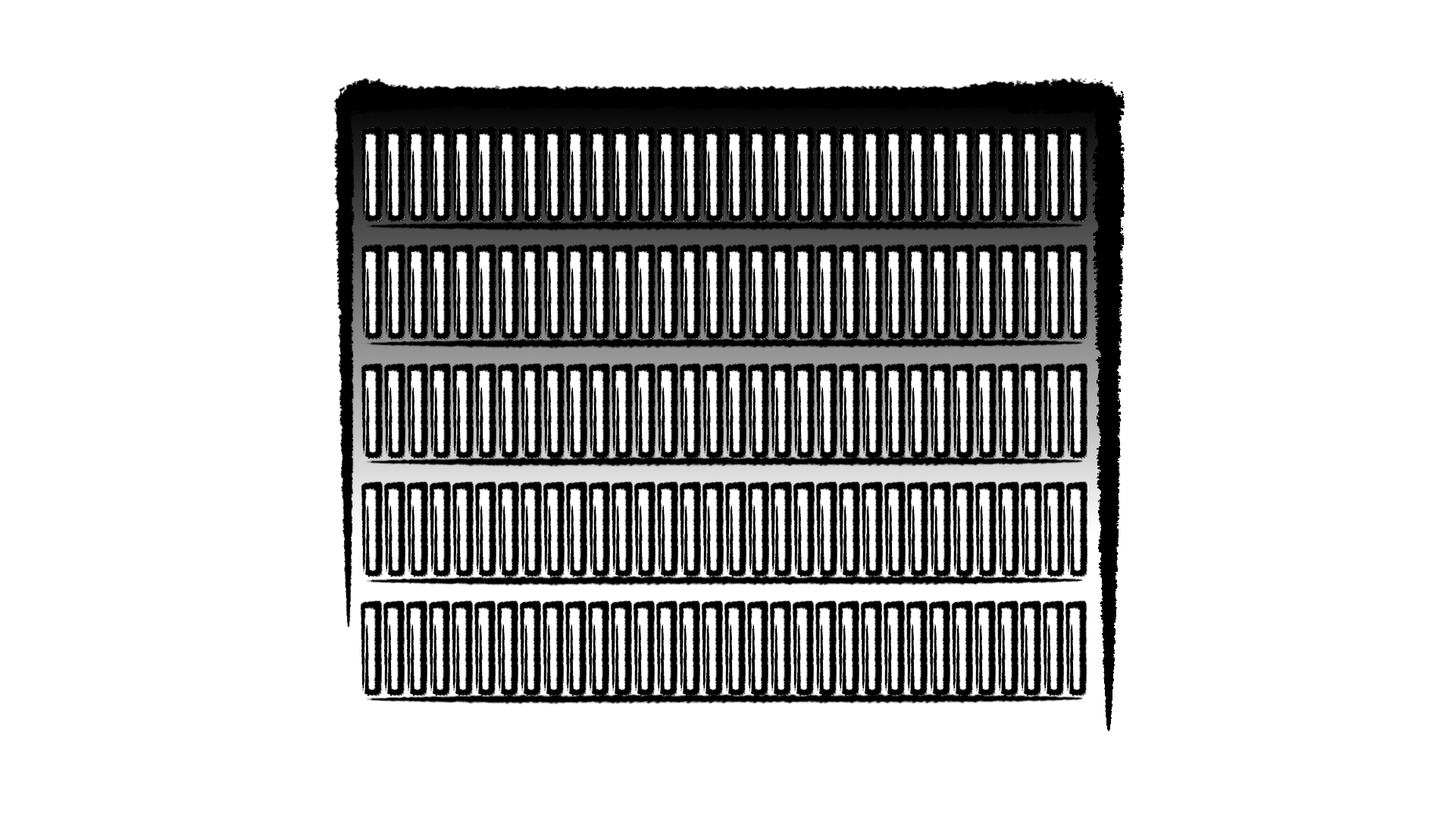
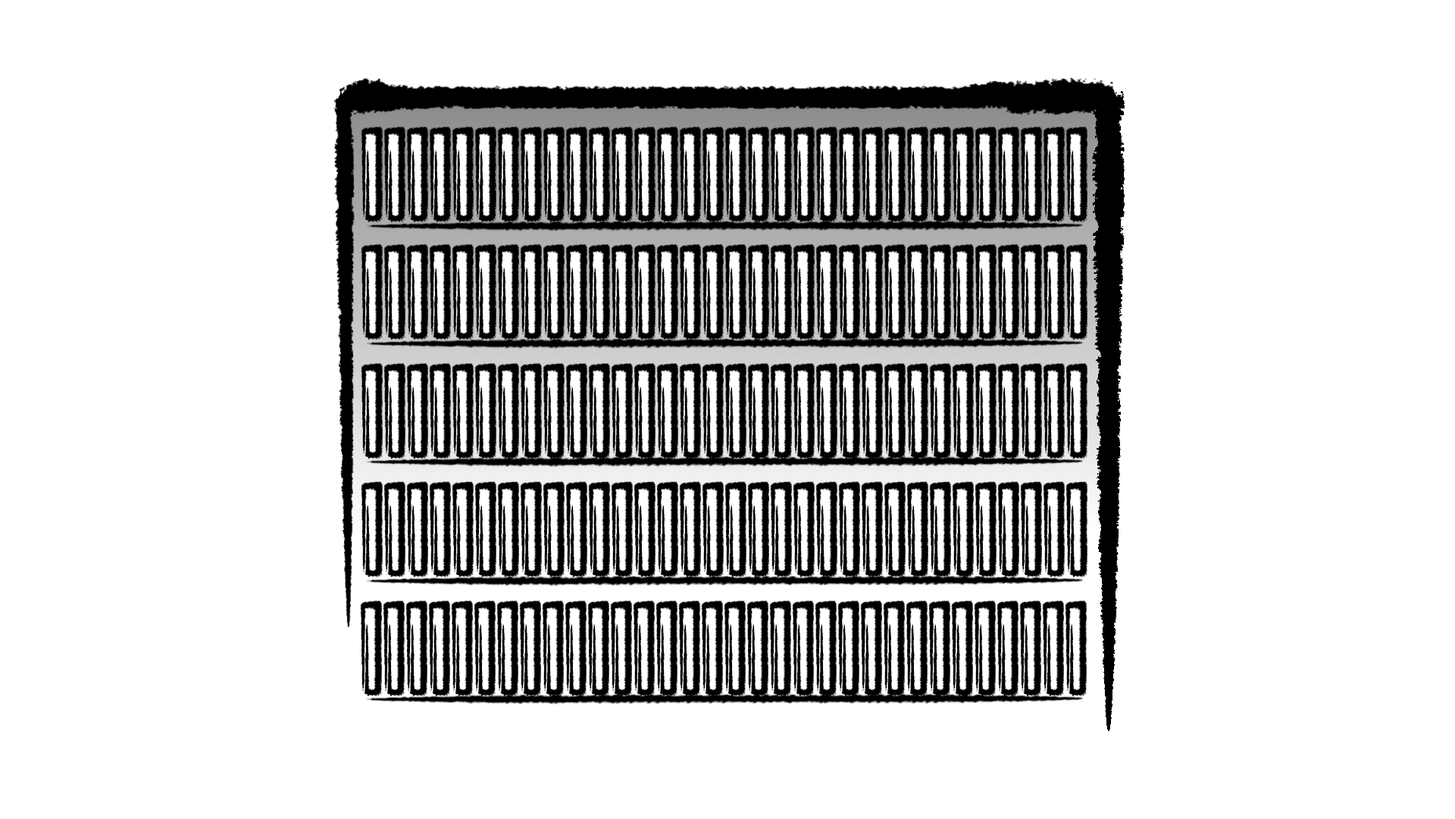
Before/after of a (1455, 819) layered artwork. What changed in the layer stack:
"Gradient": opacity 100% → 46% over [342, 104, 1103, 527]
